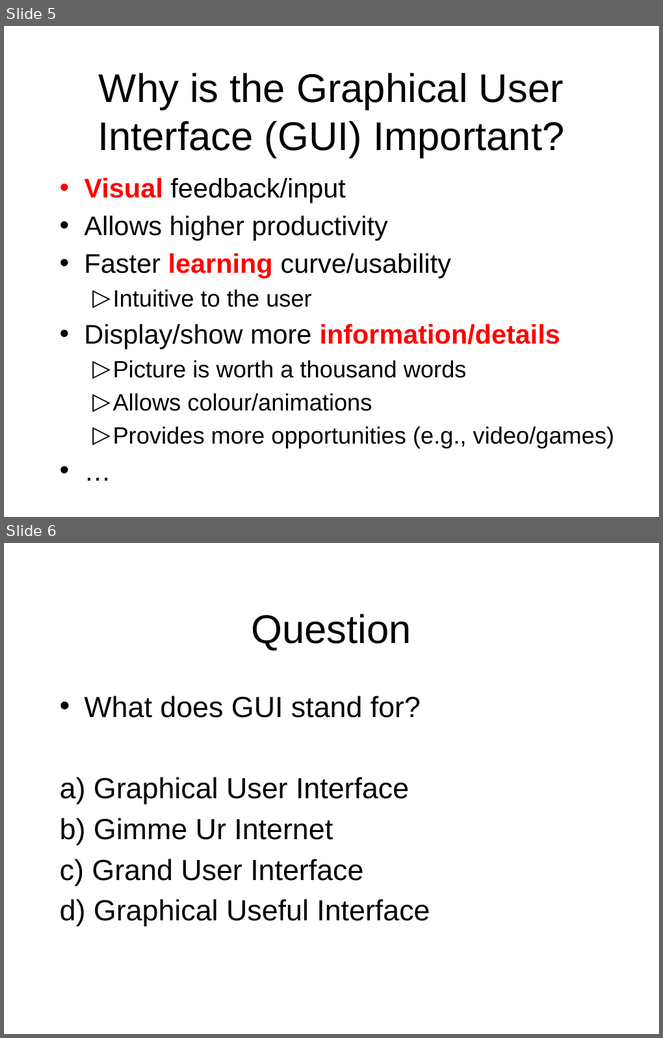
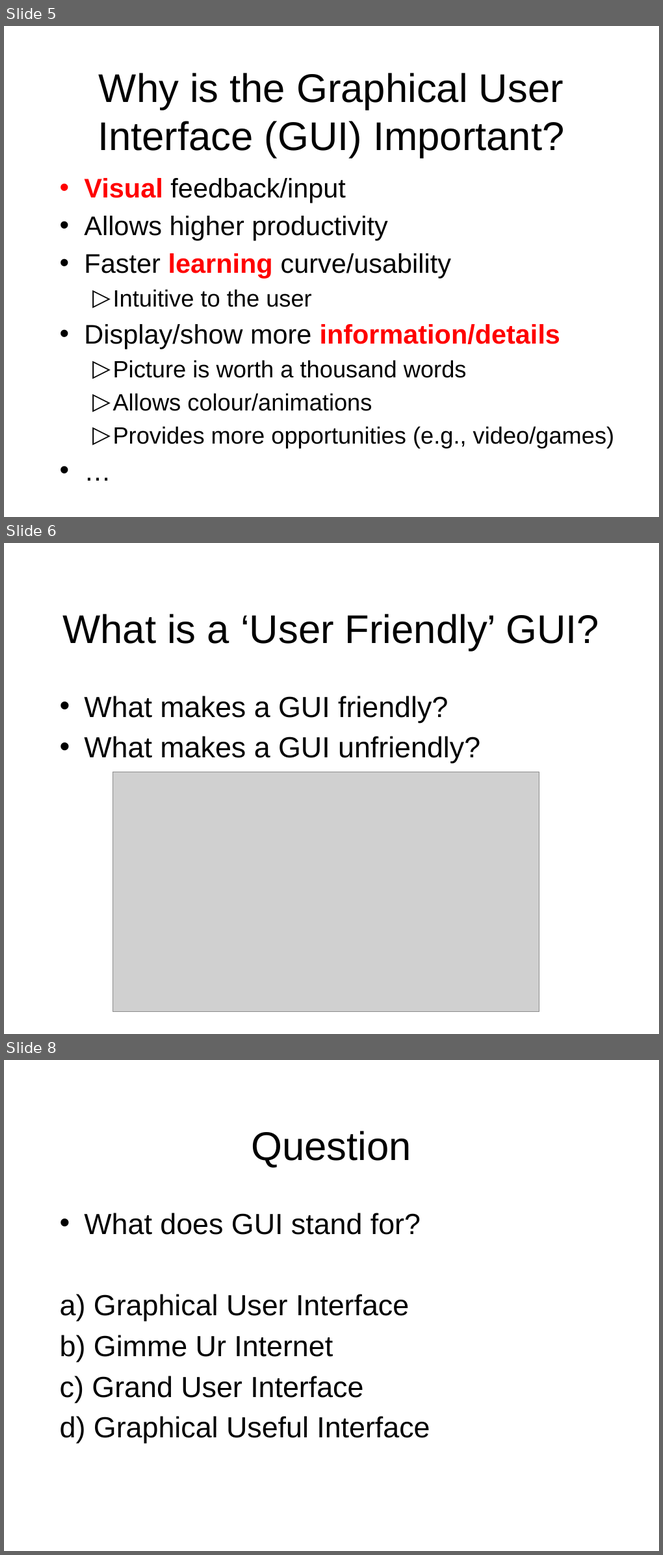
Before and after one commit to octaviordz/zjnu2017.github.io, a slide deck: OOP/lectures/070--GUI.Basics.pptx. Shown one above the other, each under a label of ours: slides 5 and 6 before the commit, slides 5, 6 and 8 after it; the slides between them are not shown. The pictures are 663x1038 and 663x1555 pixels, drawn with LibreOffice and Linux fonts; fonts in the diff are those of the drawing; grey boxes stand for pictures. Boxes give left, top, right and bottom in pixels: in the first picture for what was removed or moved away, otherwise in the second. Text is boxed around its words. In the diff, an @@ line names an element or a change of style, - is before the commit and + after.

Commit message:
Add more questions and example images.

```diff
--- a/OOP/lectures/070--GUI.Basics.pptx
+++ b/OOP/lectures/070--GUI.Basics.pptx
@@ slide 6 added at [4, 543, 659, 1034], background #FFFFFF @@
@@ title added at [63, 614, 599, 651], 44 pt, text #000000 @@
+What is a ‘User Friendly’ GUI?
@@ text added at [84, 696, 480, 763], 32 pt, text #000000 @@
+• What makes a GUI friendly?
+• What makes a GUI unfriendly?
@@ picture added at [113, 772, 540, 1012] @@
@@ what was slide 6 is now slide 8 @@
```
Also in this commit, not shown: 3 other slides added, 1 slide removed.
